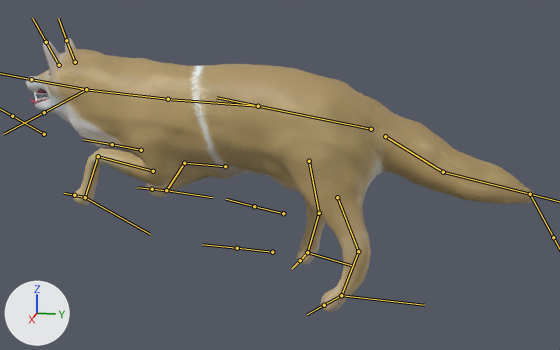
An edit to the FBX model Assets/Models/wolf.fbx, drawn before and after from the same camera.
Both versions are drawn from a 50 mm camera at (3.74, 1.11, 1.38) aimed at (0.05, 0.37, 0.45). The axes (+X, +Y, +Z) are drawn at lower left. The lights are the same throughout. Both versions are drawn at frame 5 of the action 'Armature|ArmatureAction'; the numbers are the values there. The bones that bend it are drawn over the model as lines.

In view in the first picture: 'tong_ret'.
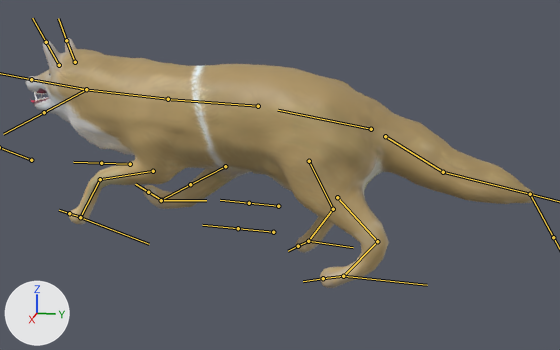
Location of each change, (x1, y1, x2, y2) in pixels of the pictures (560 x 350 px):
'tong_ret', posed (9% shorter): before (25, 38, 535, 312); after (25, 38, 535, 288)
bone 'leg-front-up.L', root to tip: before (153, 171) to (98, 156); after (153, 171) to (100, 179)
bone 'leg-front-mid.L', root to tip: before (98, 156) to (85, 197); after (100, 179) to (80, 217)
bone 'leg-back-up.R', root to tip: before (309, 161) to (319, 213); after (309, 161) to (333, 209)
bone 'leg-back-mid.R', root to tip: before (319, 213) to (307, 252); after (333, 209) to (308, 241)
bone 'leg-front-up.R', root to tip: before (225, 166) to (184, 163); after (225, 166) to (190, 184)
bone 'leg-front-mid.R', root to tip: before (184, 163) to (166, 190); after (190, 184) to (161, 200)
bone 'leg-back-up.L', root to tip: before (337, 197) to (358, 251); after (337, 197) to (377, 241)
bone 'leg-back-mid.L', root to tip: before (358, 251) to (341, 295); after (377, 241) to (343, 276)

The change in detail:
Bone 'leg-front-up.L' (bone_leg_front_up_l) turns from (52, -4, 1) to (28, -3, 1) degrees about its own x, y and z.
Bone 'leg-front-mid.L' (bone_leg_front_mid_l) turns from (-57, -2, -4) to (-25, 0, -2) degrees about its own x, y and z.
Bone 'leg-back-up.R' (bone_leg_back_up_r) turns from (11, 7, 2) to (-6, 6, 3) degrees about its own x, y and z.
Bone 'leg-back-mid.R' (bone_leg_back_mid_r) turns from (-39, 1, 2) to (-2, 0, 0) degrees about its own x, y and z.
Bone 'leg-front-up.R' (bone_leg_front_up_r) turns from (95, -1, -2) to (64, -1, -2) degrees about its own x, y and z.
Bone 'leg-front-mid.R' (bone_leg_front_mid_r) turns from (-48, 0, 0) to (10, 0, 0) degrees about its own x, y and z.
Bone 'leg-back-up.L' (bone_leg_back_up_l) turns from (7, 1, 0) to (-14, 1, 0) degrees about its own x, y and z.
Bone 'leg-back-mid.L' (bone_leg_back_mid_l) turns from (5, 0, 0) to (48, 0, 0) degrees about its own x, y and z.
